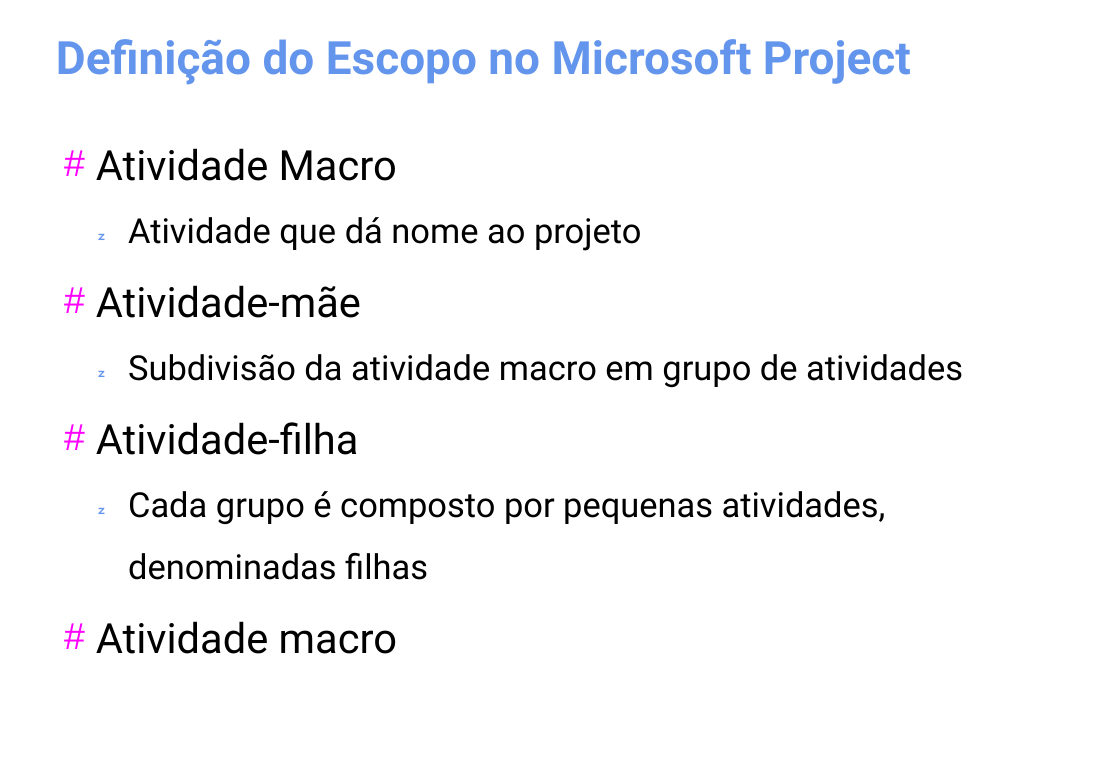
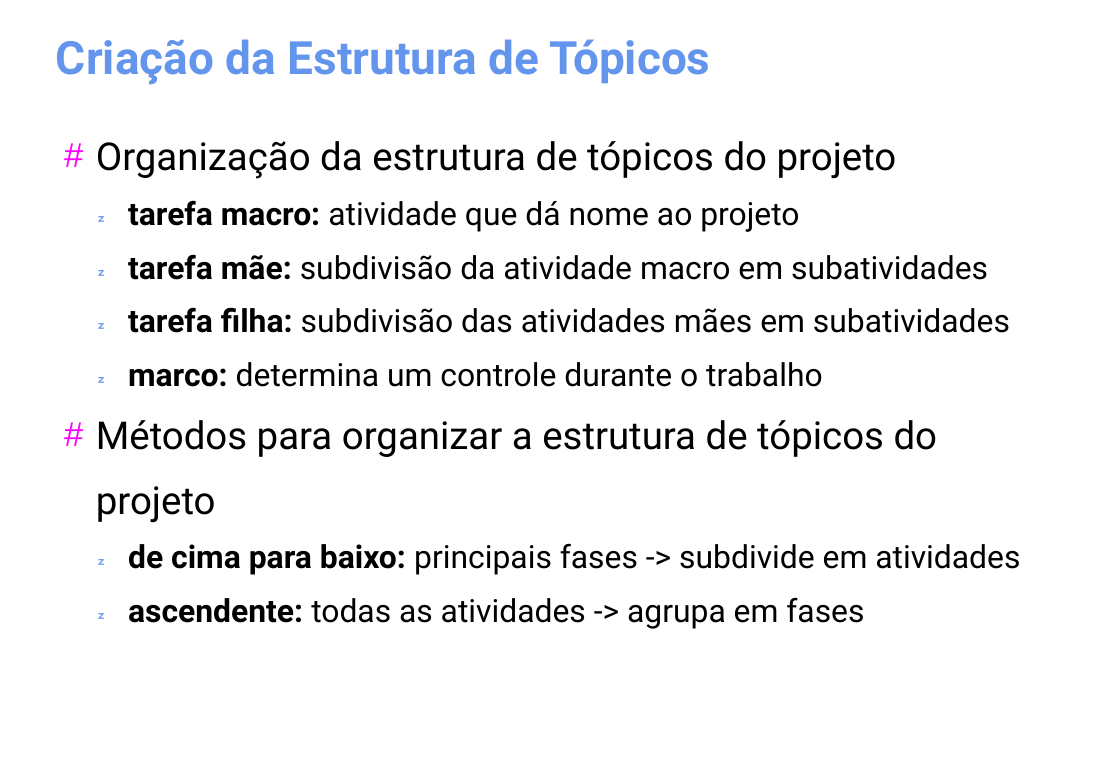
Before and after one commit to gomesluiz/gestao-de-projetos, a slide deck: slide 53 of aulas/project-aula-01.odp (slide 34 before the commit). Drawn at 1120x775 pixels with LibreOffice and Linux fonts; fonts in the diff are those of the drawing. Boxes give left, top, right and bottom in pixels: in the first picture for what was removed or moved away, otherwise in the second. Text is boxed around its words. In the diff, an @@ line names an element or a change of style, - is before the commit and + after.

```diff
--- a/aulas/project-aula-01.odp
+++ b/aulas/project-aula-01.odp
@@ title at [56,39,710,84]: text changed @@
-Definição do Escopo no Microsoft Project
+Criação da Estrutura de Tópicos
@@ text at [96,141,1020,629]: text changed; size 24 to 22.2 pt @@
-# Atividade Macro
-   Atividade que dá nome ao projeto
-# Atividade-mãe
-   Subdivisão da atividade macro em grupo de atividades
-# Atividade-filha
-   Cada grupo é composto por pequenas atividades, denominadas filhas
-# Atividade macro
+# Organização da estrutura de tópicos do projeto
+   tarefa macro: atividade que dá nome ao projeto
+   tarefa mãe: subdivisão da atividade macro em subatividades
+   tarefa filha: subdivisão das atividades mães em subatividades
+   marco: determina um controle durante o trabalho
+# Métodos para organizar a estrutura de tópicos do projeto
+   de cima para baixo: principais fases -> subdivide em atividades
+   ascendente: todas as atividades -> agrupa em fases
```
Also in this commit, not shown: 7 other slides changed, 26 slides added, 2 slides removed.
